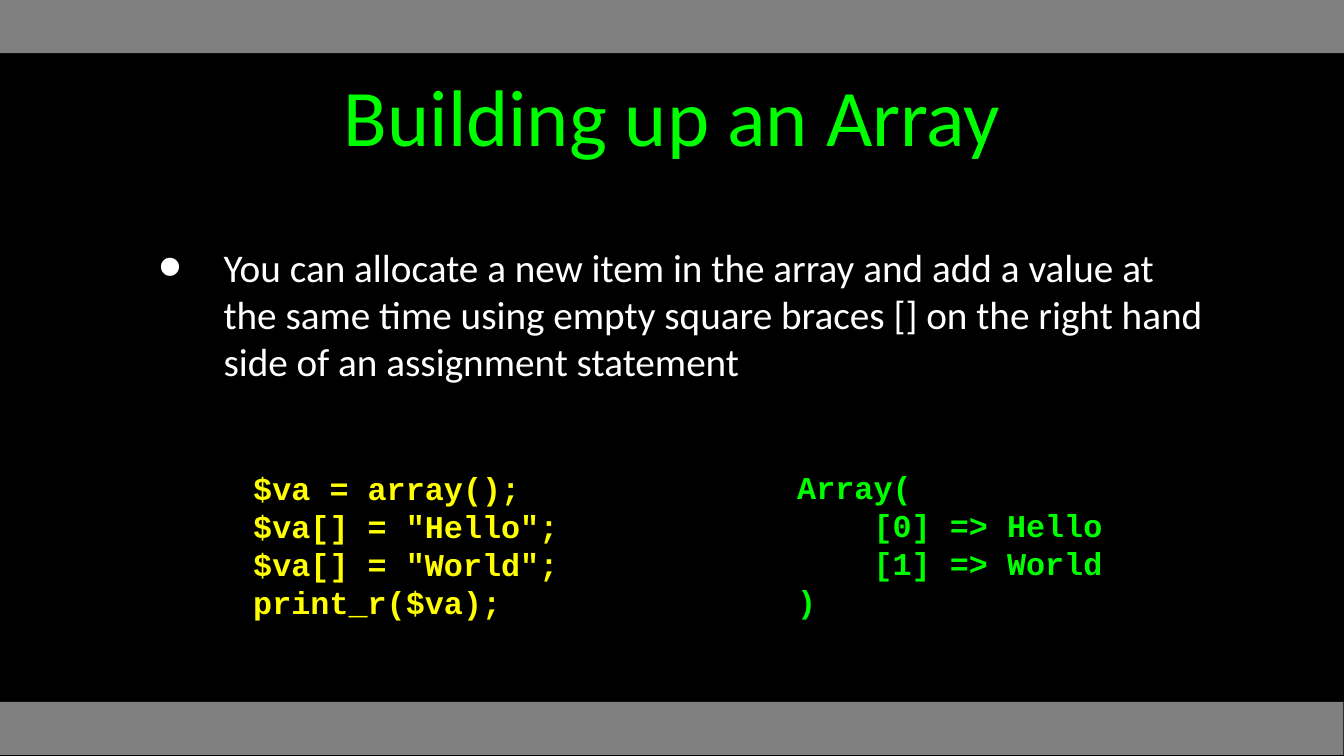
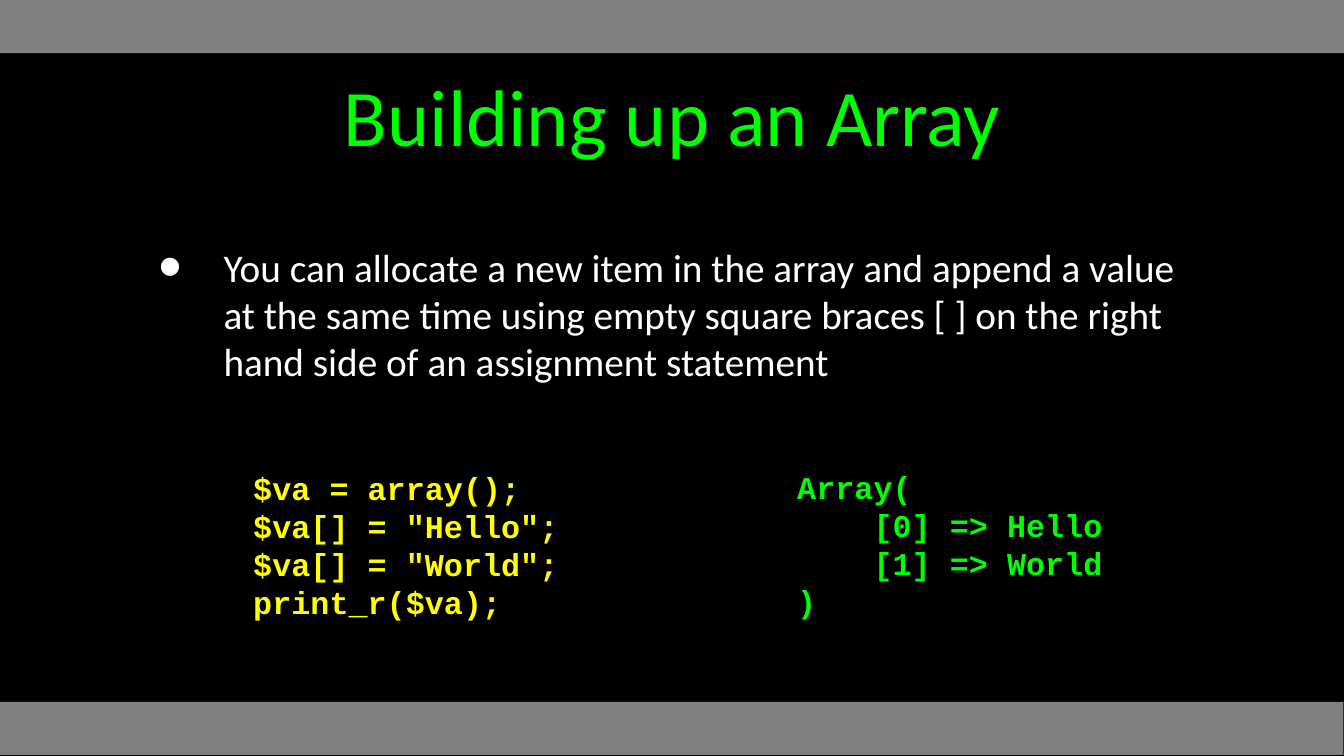
Before and after one commit to csev/wa4e, a slide deck: slide 7 of lectures/PHP-04-Arrays.ppt. Drawn at 1344x756 pixels with LibreOffice and Linux fonts; fonts in the diff are those of the drawing. Boxes give left, top, right and bottom in pixels: in the first picture for what was removed or moved away, otherwise in the second. Text is boxed around its words. In the diff, an @@ line names an element or a change of style, - is before the commit and + after.

```diff
--- a/lectures/PHP-04-Arrays.ppt
+++ b/lectures/PHP-04-Arrays.ppt
@@ text at (224,254,1174,383): text changed @@
-• You can allocate a new item in the array and add a value at the same time using empty square braces [] on the right hand side of an assignment statement
+• You can allocate a new item in the array and append a value at the same time using empty square braces [ ] on the right hand side of an assignment statement
```
Also in this commit, not shown: 16 other slides changed, 4 slides added, 4 slides removed, 3 other files.
